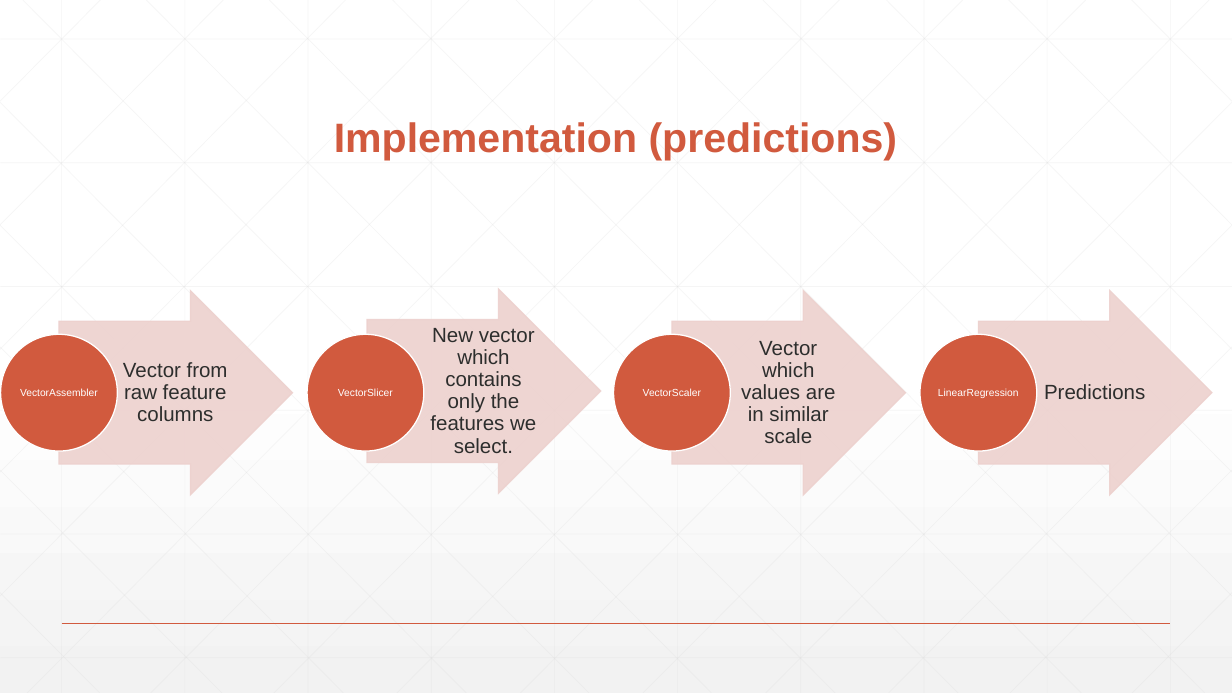
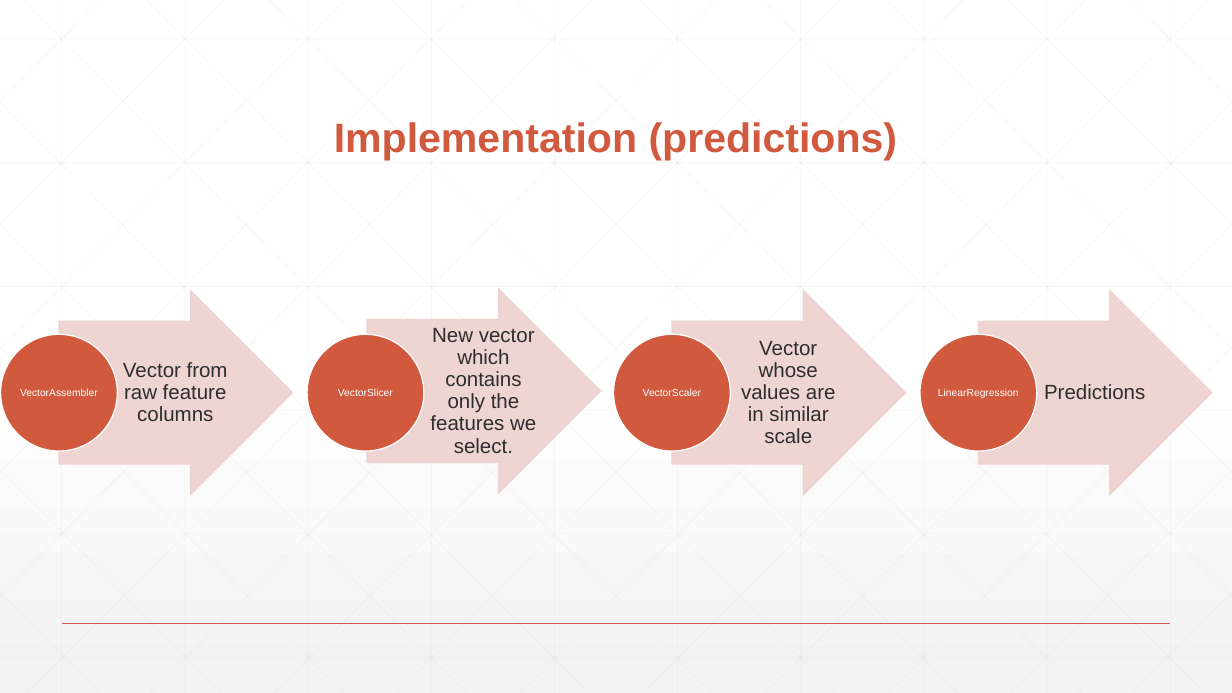
Before and after one commit to mipach/imdb, a slide deck: slide 13 of presentation/RIPLE.pptx. Drawn at 1232x693 pixels with LibreOffice and Linux fonts; fonts in the diff are those of the drawing. Boxes give left, top, right and bottom in pixels: in the first picture for what was removed or moved away, otherwise in the second. Text is boxed around its words. In the diff, an @@ line names an element or a change of style, - is before the commit and + after.

```diff
--- a/presentation/RIPLE.pptx
+++ b/presentation/RIPLE.pptx
@@ text at (741,341,836,443): text changed @@
-Vector which values are in similar scale
+Vector whose values are in similar scale
```
Also in this commit, not shown: 10 other slides changed, 1 slide removed.
